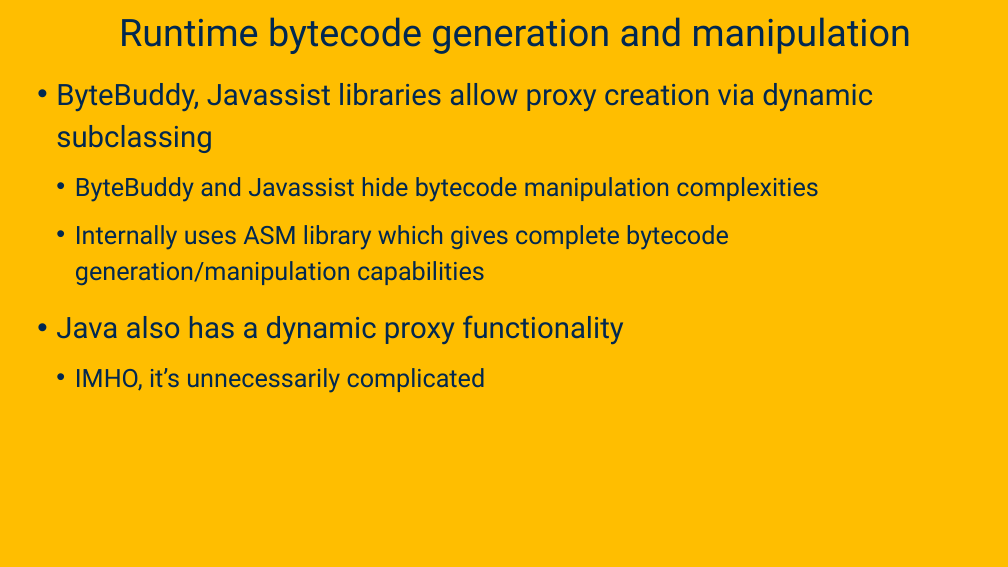
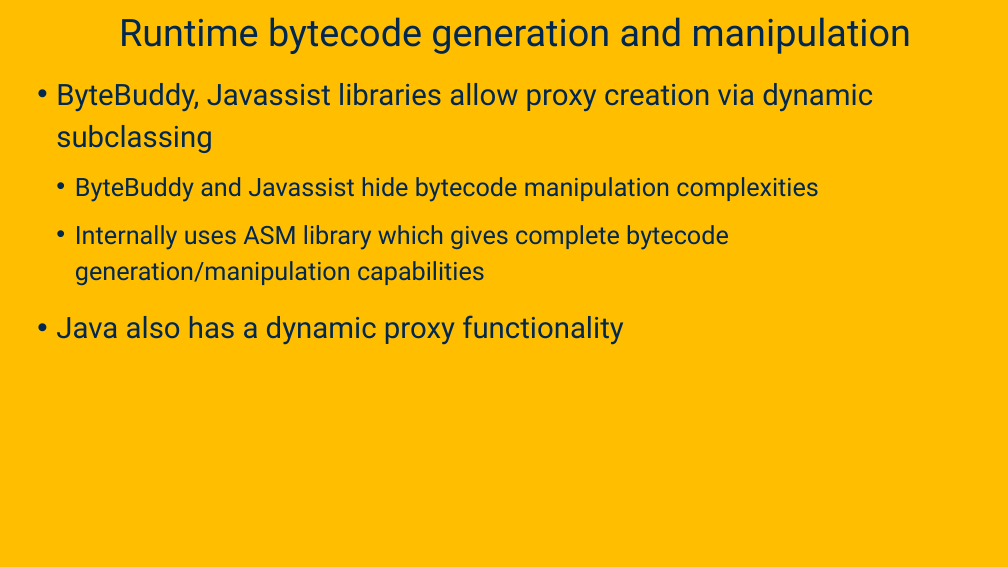
Before and after one commit to davsec-teaching/ECS_160, a slide deck: slide 84 of slides/Reflection.pptx (slide 97 before the commit). Drawn at 1008x567 pixels with LibreOffice and Linux fonts; fonts in the diff are those of the drawing; background and template pictures are left out. Boxes give left, top, right and bottom in pixels: in the first picture for what was removed or moved away, otherwise in the second. Text is boxed around its words. In the diff, an @@ line names an element or a change of style, - is before the commit and + after.

```diff
--- a/slides/Reflection.pptx
+++ b/slides/Reflection.pptx
@@ text at [75, 368, 486, 393]: paragraph removed @@
-  • IMHO, it’s unnecessarily complicated
```
Also in this commit, not shown: 15 other slides changed, 22 slides removed, 1 other file.
